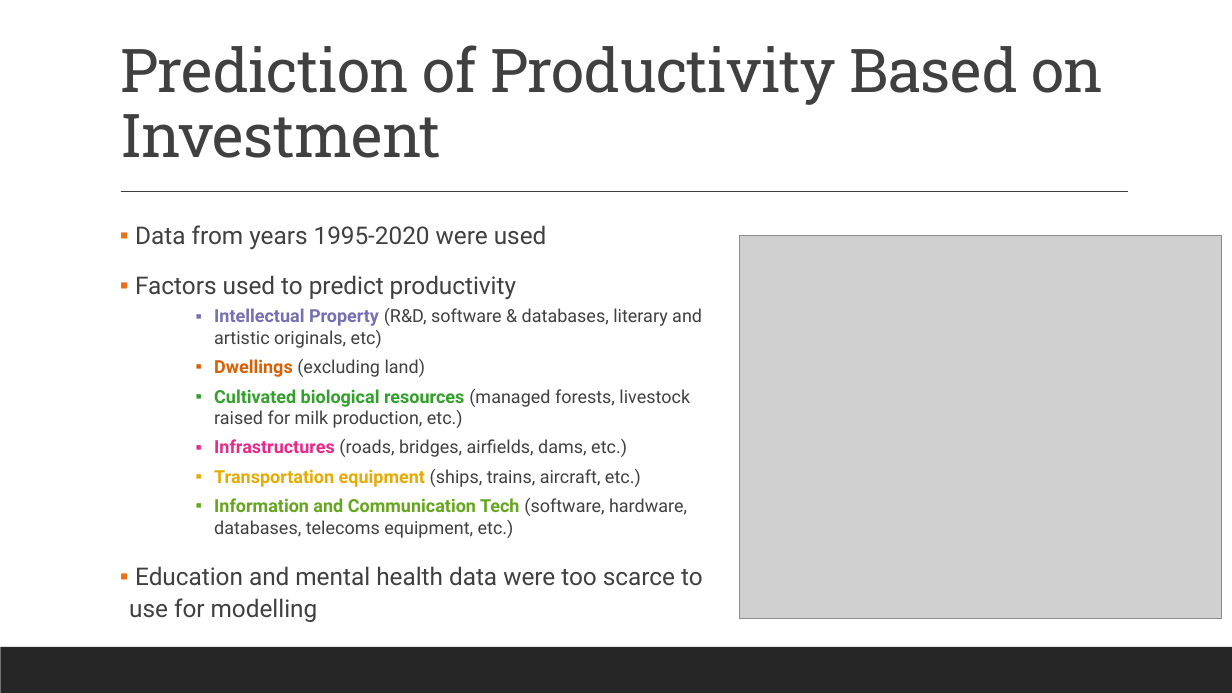
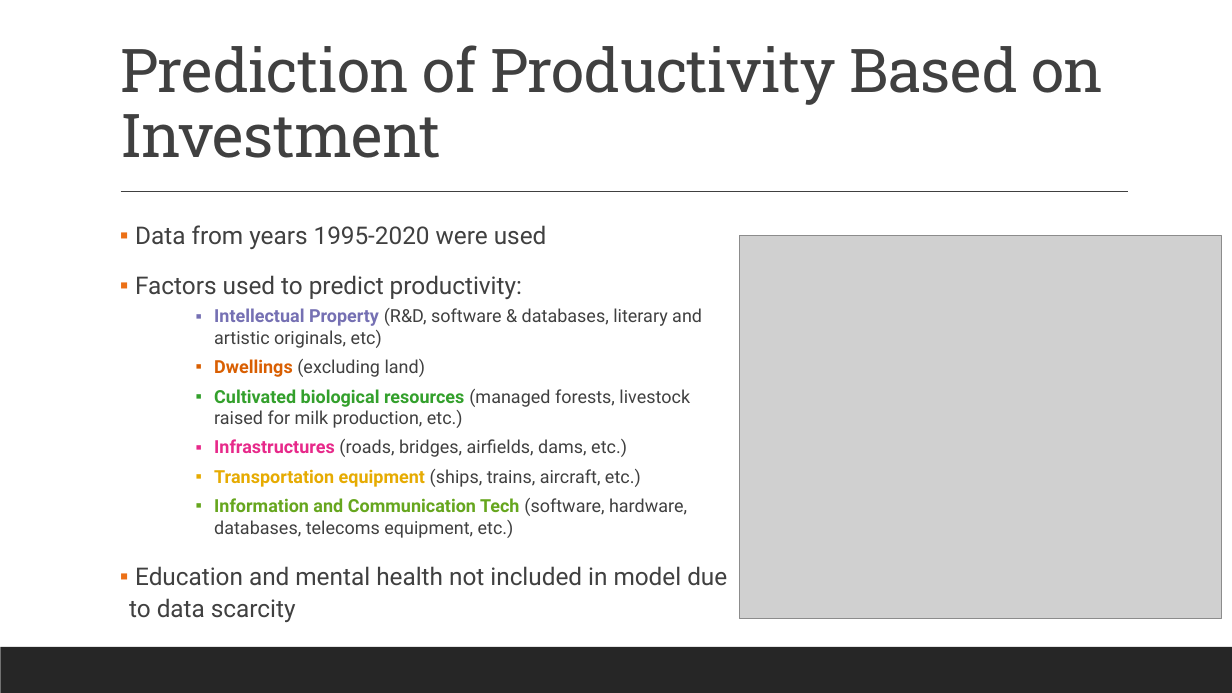
Before and after one commit to JohnHios/final_project, a slide deck: slide 9 of deloitte_investment_project/outputs/Deloitte_Investment_Project_JohnHios.pptx. Drawn at 1232x693 pixels with LibreOffice and Linux fonts; fonts in the diff are those of the drawing; grey boxes stand for pictures. Boxes give left, top, right and bottom in pixels: in the first picture for what was removed or moved away, otherwise in the second. Text is boxed around its words. In the diff, an @@ line names an element or a change of style, - is before the commit and + after.

```diff
--- a/deloitte_investment_project/outputs/Deloitte_Investment_Project_JohnHios.pptx
+++ b/deloitte_investment_project/outputs/Deloitte_Investment_Project_JohnHios.pptx
@@ text at box(135, 275, 522, 299): text changed @@
-▪ Factors used to predict productivity
+▪ Factors used to predict productivity:
@@ text at box(129, 566, 727, 622): text changed @@
-▪ Education and mental health data were too scarce to use for modelling
+▪ Education and mental health not included in model due to data scarcity
```
Also in this commit, not shown: 5 other slides changed, 4 other files.
